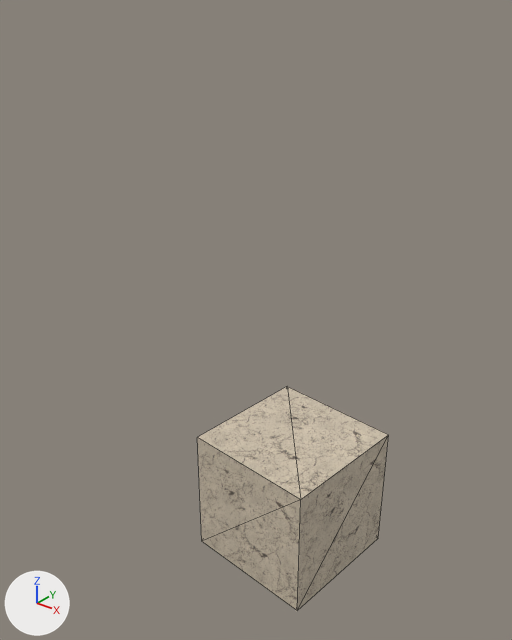
One commit to the glTF model project/Assets/Model/AnimatedCube/AnimatedCube.gltf: the scene before it, then after it.
One viewpoint serves both versions: a 50 mm lens placed at (5.01, -7.13, 7.11), pointed at (-0.51, -0.24, 2.84). The axes (+X, +Y, +Z) are drawn at lower left. The lights are the same throughout. The picture after the commit comes second. Mesh edges are drawn as thin lines. Where no turn or scale is listed for an object, it has been applied to the vertices. Vertices at exactly the same position are counted once.

Objects in the first picture: 'AnimatedCube'.
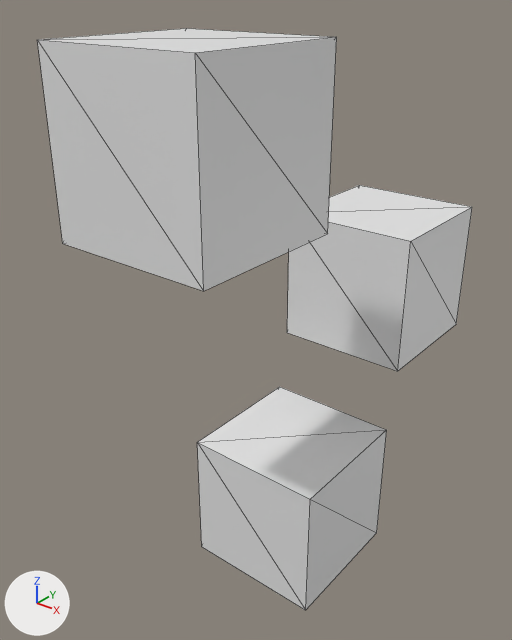
Edits to the scene script, one JSON object a line:
```json
{"block": "me_animatedcube", "where": "me_animatedcube.from_pydata(...)  # 8 vertices, 12 faces; spans x -1.0..1.0, y -1.0..1.0, z -1.0..1.0"}
{"block": "me_animatedcube", "where": "# used by ob_animatedcube; location = (0.0, 0.0, 0.0); rotation_euler = (0.0, 0.0, -0.0869), in degrees (0, 0, -5)"}
{"op": "remove", "block": "me_animatedcube", "code": "me_animatedcube.materials.append(mat_animatedcube)"}
{"block": "me_animatedcube", "change": "me_animatedcube part 1"}
{"block": "me_animatedcube", "change": "8 faces are deleted"}
{"block": "me_animatedcube", "change": "8 new faces join them"}
{"op": "add", "block": "me_立方体_002", "code": ["me_立方体_002 = bpy.data.meshes.new('立方体.002')", "me_立方体_002.from_pydata(...)  # a box spanning x -1.0..1.0, y -1.0..1.0, z -1.0..1.0"]}
{"op": "set", "path": "ob_animatedcube.rotation_euler", "old": "(0.0, 0.0, -0.0869)", "new": "(0.0, 0.0, 0.0)", "note": "degrees (0, 0, -5) -> degrees (0, 0, 0)"}
{"op": "add", "block": "ob_立方体_002", "code": ["ob_立方体_002 = bpy.data.objects.new('立方体.002', me_立方体_002)", "ob_立方体_002.location = (0.0, -1.88, 5.58)"]}
{"op": "add", "block": "ob_立方体_001", "code": ["ob_立方体_001 = bpy.data.objects.new('立方体.001', me_立方体_002.copy())", "ob_立方体_001.location = (0.0, 2.17, 2.93)"]}
```

Where the change shows, as pixel boxes [x1, y1, x2, y2] in the pictures (512 x 640 px):
```json
{"object": "立方体.002", "change": "added", "after": [37, 28, 337, 291]}
{"object": "AnimatedCube", "change": "surface changed, turned, recoloured", "before": [197, 386, 389, 611], "after": [197, 387, 387, 610]}
{"object": "立方体.001", "change": "added", "after": [287, 185, 472, 371]}
```
